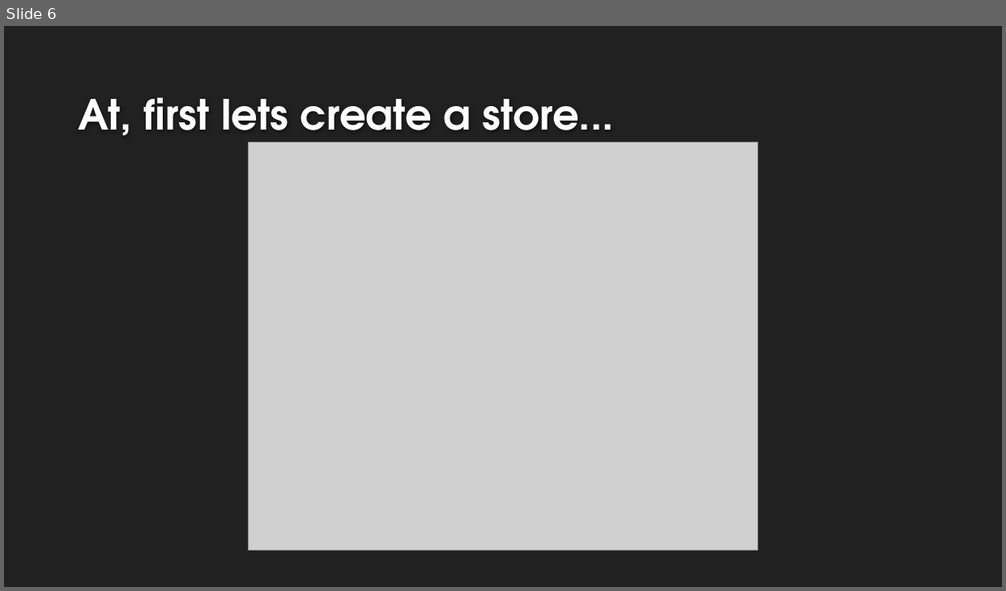
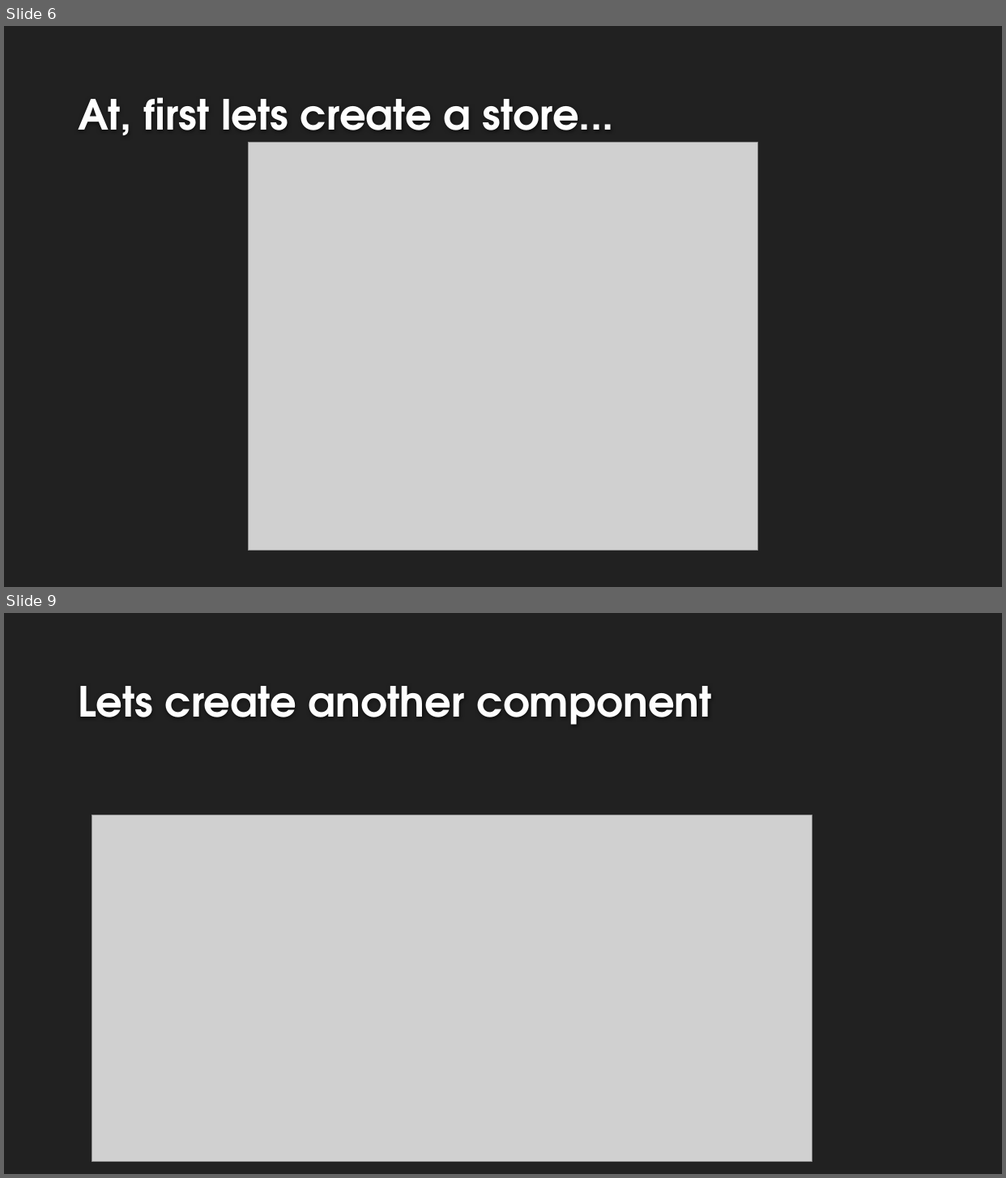
Before and after one commit to SaurabPoudel/React-Learning-, a slide deck: zustand-learning/Zustand.pptx. Shown one above the other, each under a label of ours: slide 6 before the commit, slides 6 and 9 after it; the slides between them are not shown. The pictures are 1006x591 and 1006x1178 pixels, drawn with LibreOffice and Linux fonts; fonts in the diff are those of the drawing; grey boxes stand for pictures; background and template pictures are left out. Boxes give left, top, right and bottom in pixels: in the first picture for what was removed or moved away, otherwise in the second. Text is boxed around its words. In the diff, an @@ line names an element or a change of style, - is before the commit and + after.

```diff
--- a/zustand-learning/Zustand.pptx
+++ b/zustand-learning/Zustand.pptx
@@ slide 9 added at (4,613,1002,1174), background #212121 @@
@@ title added at (78,686,712,725), 40 pt, text #FEFEFE, bold @@
+Lets create another component
@@ picture added at (92,815,812,1161) @@
```
Also in this commit, not shown: 1 slide changed, 6 other slides added, 1 slide removed.
